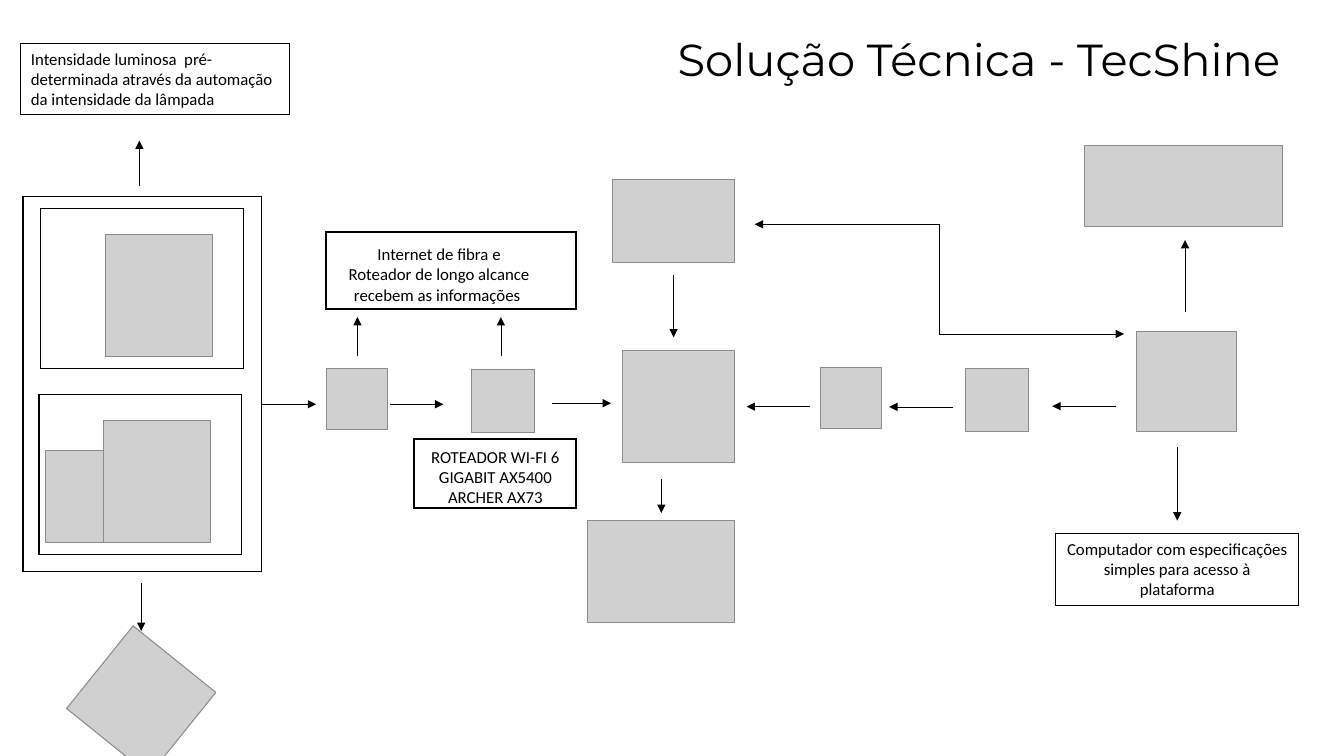
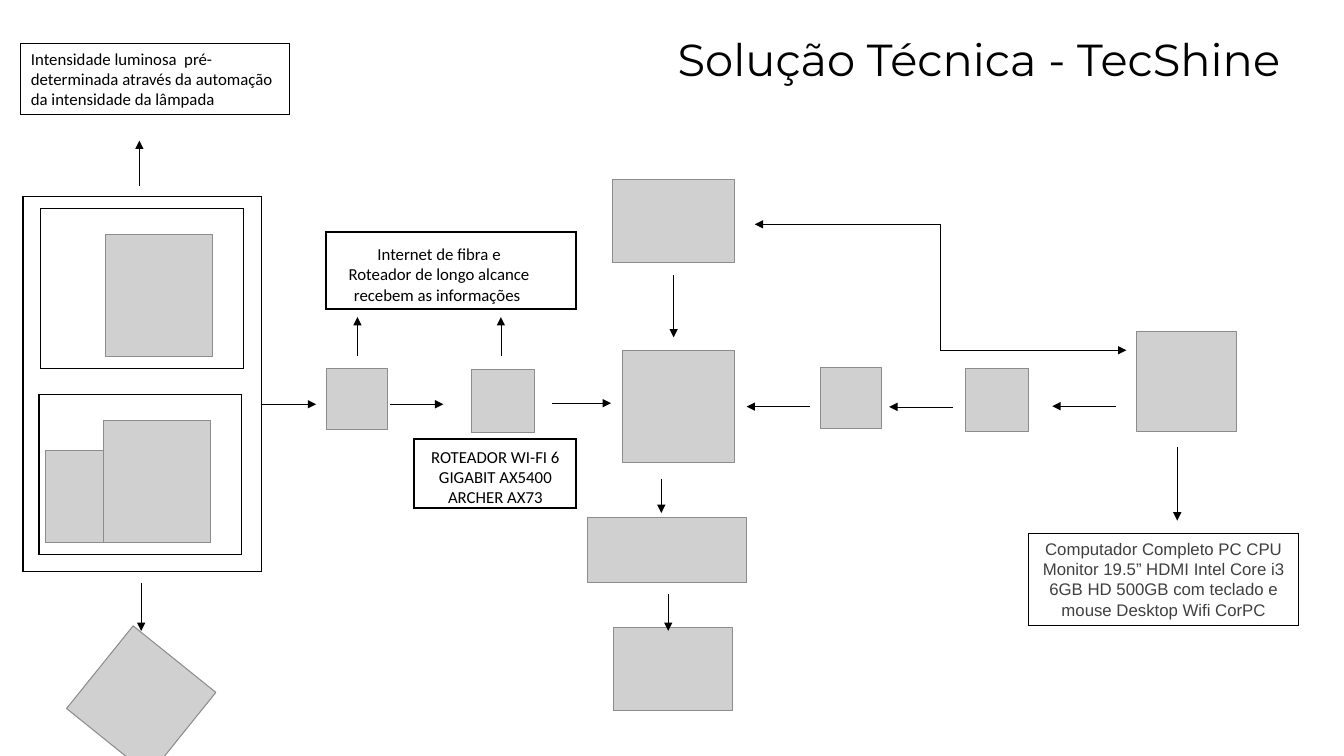
Before and after one commit to imayaramota/BandTec, a slide deck: slide 2 of TecShine/TECNOLOGIA DA INFORMAÇÃO/Desenho Solução (1).pptx. Drawn at 1344x756 pixels with LibreOffice and Linux fonts; fonts in the diff are those of the drawing; grey boxes stand for pictures. Boxes give left, top, right and bottom in pixels: in the first picture for what was removed or moved away, otherwise in the second. Text is boxed around its words. In the diff, an @@ line names an element or a change of style, - is before the commit and + after.

```diff
--- a/TecShine/TECNOLOGIA DA INFORMAÇÃO/Desenho Solução (1).pptx
+++ b/TecShine/TECNOLOGIA DA INFORMAÇÃO/Desenho Solução (1).pptx
@@ picture removed at (1084, 145, 1282, 227) @@
@@ elbow double arrow moved from (755, 225) - (1124, 334) to (755, 225) - (1126, 350) @@
@@ arrow removed from (1186, 313) to (1186, 240) @@
@@ picture added at (588, 517, 747, 583) @@
@@ rectangle "Computador Completo PC CPU Monitor ...": place and size @@
-rectangle "Computador Completo PC CPU Monitor ..." at (1056, 534, 1299, 606)
+rectangle "Computador Completo PC CPU Monitor ..." at (1029, 534, 1300, 626)
@@ text in rectangle at (1043, 543, 1284, 620): text changed; font Calibri to Arial; text colour #000000 to #404040 @@
-Computador com especificações simples para acesso à plataforma
+Computador Completo PC CPU Monitor 19.5” HDMI Intel Core i3 6GB HD 500GB com teclado e mouse Desktop Wifi CorPC
@@ arrow added from (668, 595) to (668, 631), #000000 0.5 pt @@
@@ picture: place and size @@
-picture at (588, 520, 735, 622)
+picture at (614, 628, 733, 711)
```
Also in this commit, not shown: 1 other slide changed, 1 other file.
